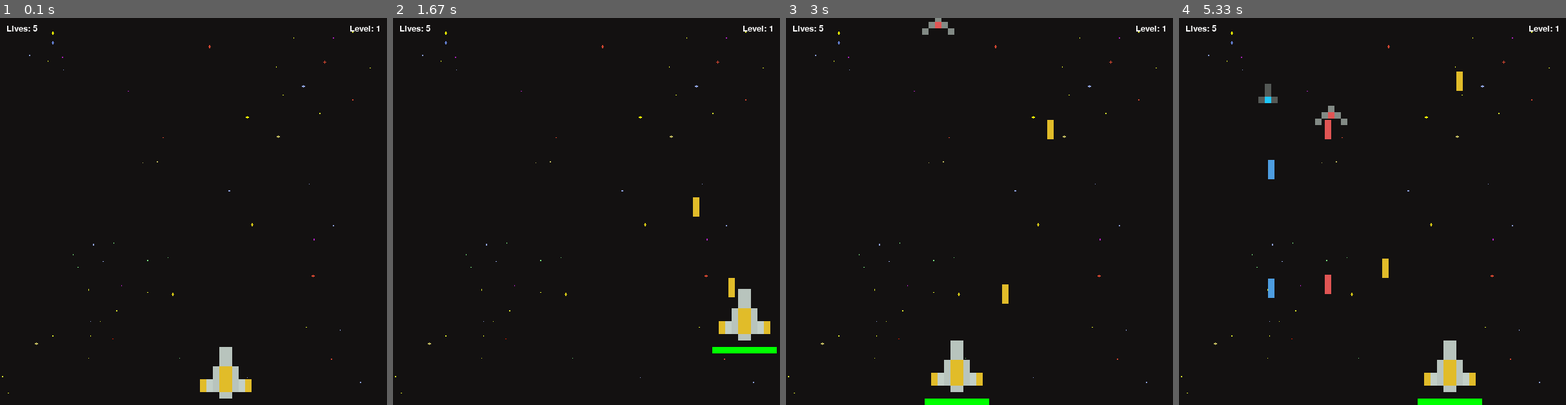
Above: before the commit, frames 1-4 (left to right).
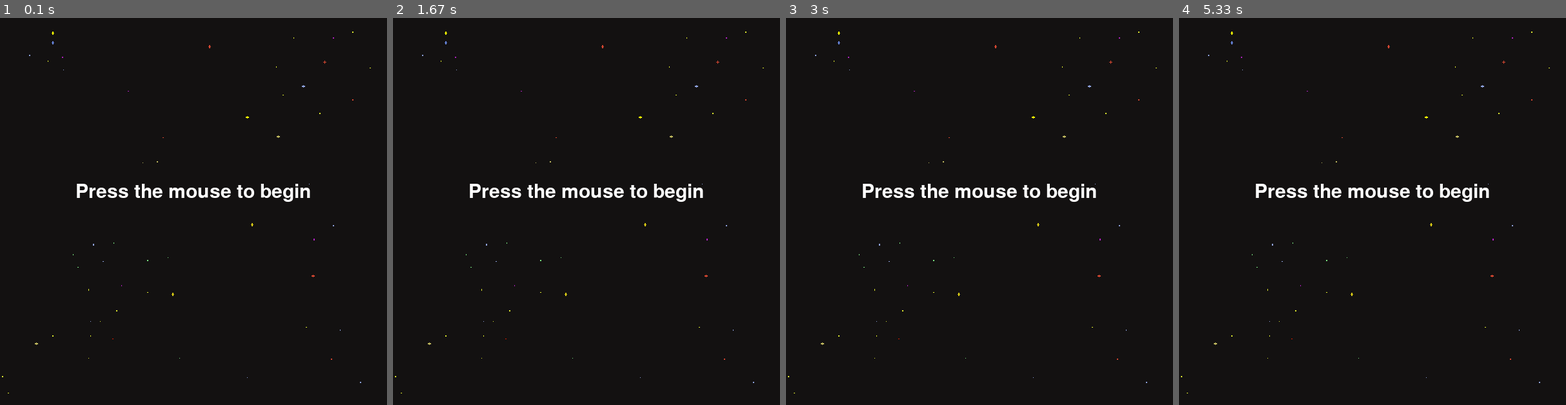
Above: after the commit, the same moments.

Repository: genihe/pygame_space_invader_clon
Game: pygame game, started from main.py
The game is run twice, just before and just after one commit, with the same random seed, the same clock (stepped at 60 frames per second) and the same inputs.
Inputs:
- Up to frame 1 (0.1 s): no input
- Up to frame 2 (1.67 s): hold D 0.33-0.8 s; hold W 0.83-1.13 s; tap Space at 0.9, 1.23, 1.53 s; hold D 1.17-1.63 s
- Up to frame 3 (3 s): hold A 1.67-2.2 s; tap Space at 1.73, 2.03, 2.3, 2.63, 2.93 s; hold S 2.23-2.53 s; hold A 2.57-2.97 s
- Up to frame 4 (5.33 s): hold W 3-3.37 s; tap Space at 3.07, 3.47, 3.77, 4.13, 4.53, 4.83, 5.03 s; hold D 3.4-4.03 s; hold S 4.07-4.43 s; hold A 4.47-4.93 s; hold D from 4.97 s (still down)

The runs differ from the first frame. In frame 1, 2.0% of the frame differs, in the area x 1-98%, y 1-99%; in frame 2, 2.4%; in frame 3, 2.6%; in frame 4, 3.1%, in the area x 1-98%, y 1-100%.

Commit message:
Beta 1.0 - release

Diff:
--- a/main.py
+++ b/main.py
@@ -235,12 +235,12 @@
         player.move_lasers(-laser_vel, enemies)
 
 def main_menu():
-    title_font=pygame.font.SysFont("comicsans",70)
+    title_font=pygame.font.SysFont("comicsans",45)
     run=True
     while run:
         WIN.blit(BG,(0,0))
-        title_label=title_font.render("Press the mouse to begin...", 1, (255,255,255))
-        WIN.blit(title_label,(WIDTH/2 - title_label.get_width()/2,300))
+        title_label=title_font.render("Press the mouse to begin", 1, (255,255,255))
+        WIN.blit(title_label,(WIDTH/2 - title_label.get_width()/2,HEIGHT/2-45))
 
         pygame.display.update()
         for event in pygame.event.get():
@@ -251,4 +251,4 @@
 
     pygame.quit()
 
-main()
+main_menu()
